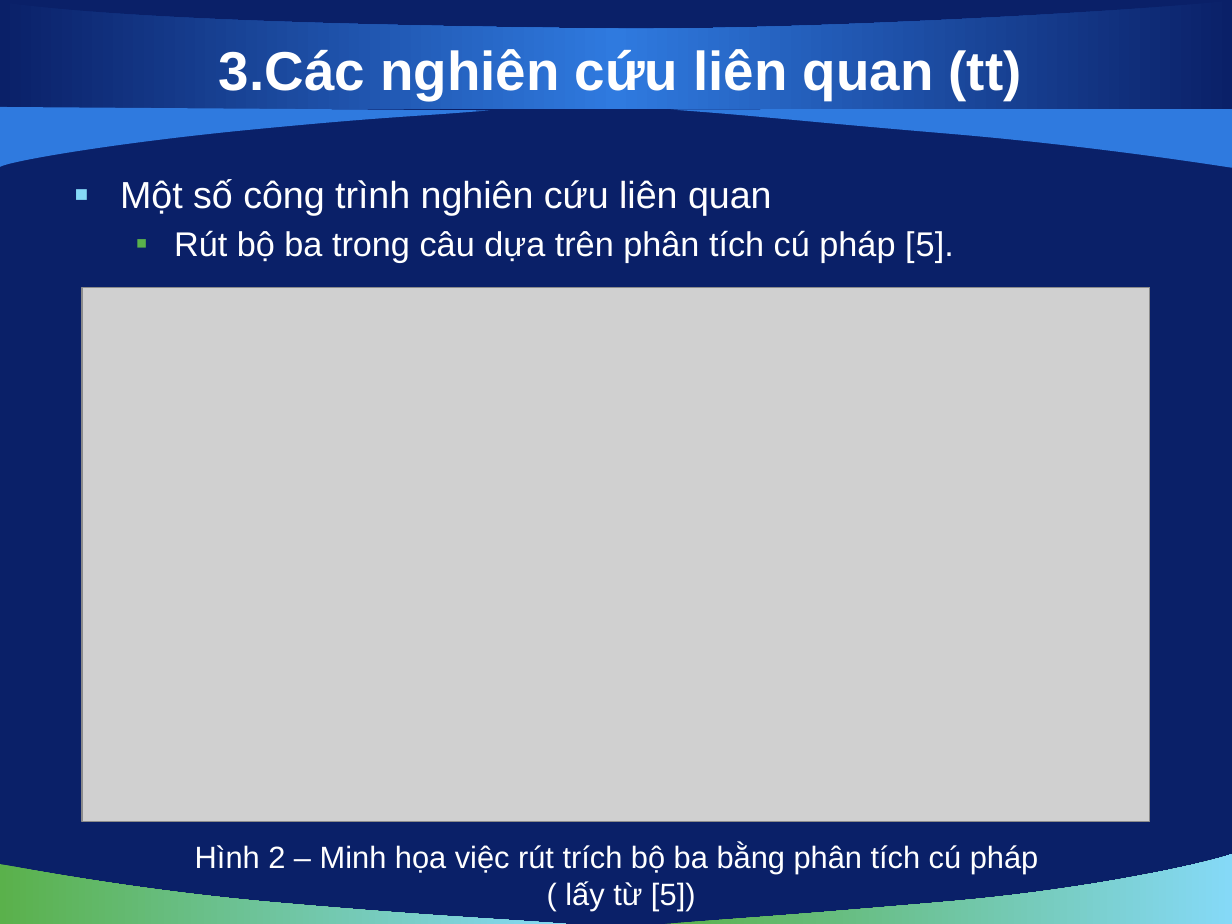
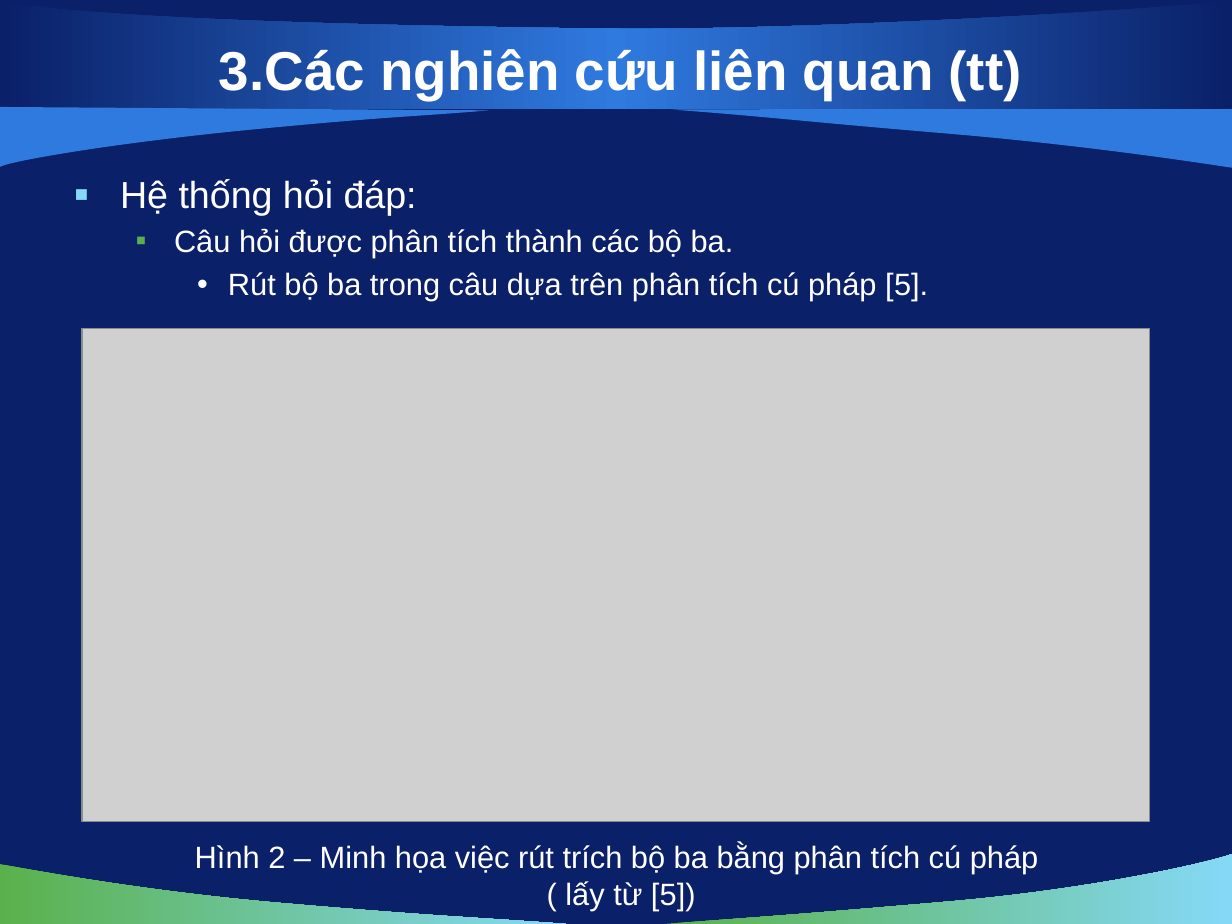
Before and after one commit to vuaviet/filnalproject, a slide deck: slide 7 of De Cuong/bao cao luan van/slide 1.0.pptx. Drawn at 1232x924 pixels with LibreOffice and Linux fonts; fonts in the diff are those of the drawing; grey boxes stand for pictures; background and template pictures are left out. Boxes give left, top, right and bottom in pixels: in the first picture for what was removed or moved away, otherwise in the second. Text is boxed around its words. In the diff, an @@ line names an element or a change of style, - is before the commit and + after.

```diff
--- a/De Cuong/bao cao luan van/slide 1.0.pptx
+++ b/De Cuong/bao cao luan van/slide 1.0.pptx
@@ text at [120, 179, 734, 258]: text changed; size 22 to 18 pt @@
-▪ Một số công trình nghiên cứu liên quan
+▪ Hệ thống hỏi đáp:
+  ▪ Câu hỏi được phân tích thành các bộ ba.
@@ text at [228, 272, 928, 301]: size 20 to 18 pt in "Rút bộ ba trong câu dựa trên ..."; bullet ▪ to •; list level 2 to 3 in "Rút bộ ba trong câu ..." @@
@@ picture: place and size @@
-picture at [83, 287, 1151, 821]
+picture at [83, 329, 1151, 822]
```
Also in this commit, not shown: 7 other slides changed, 2 slides added.
